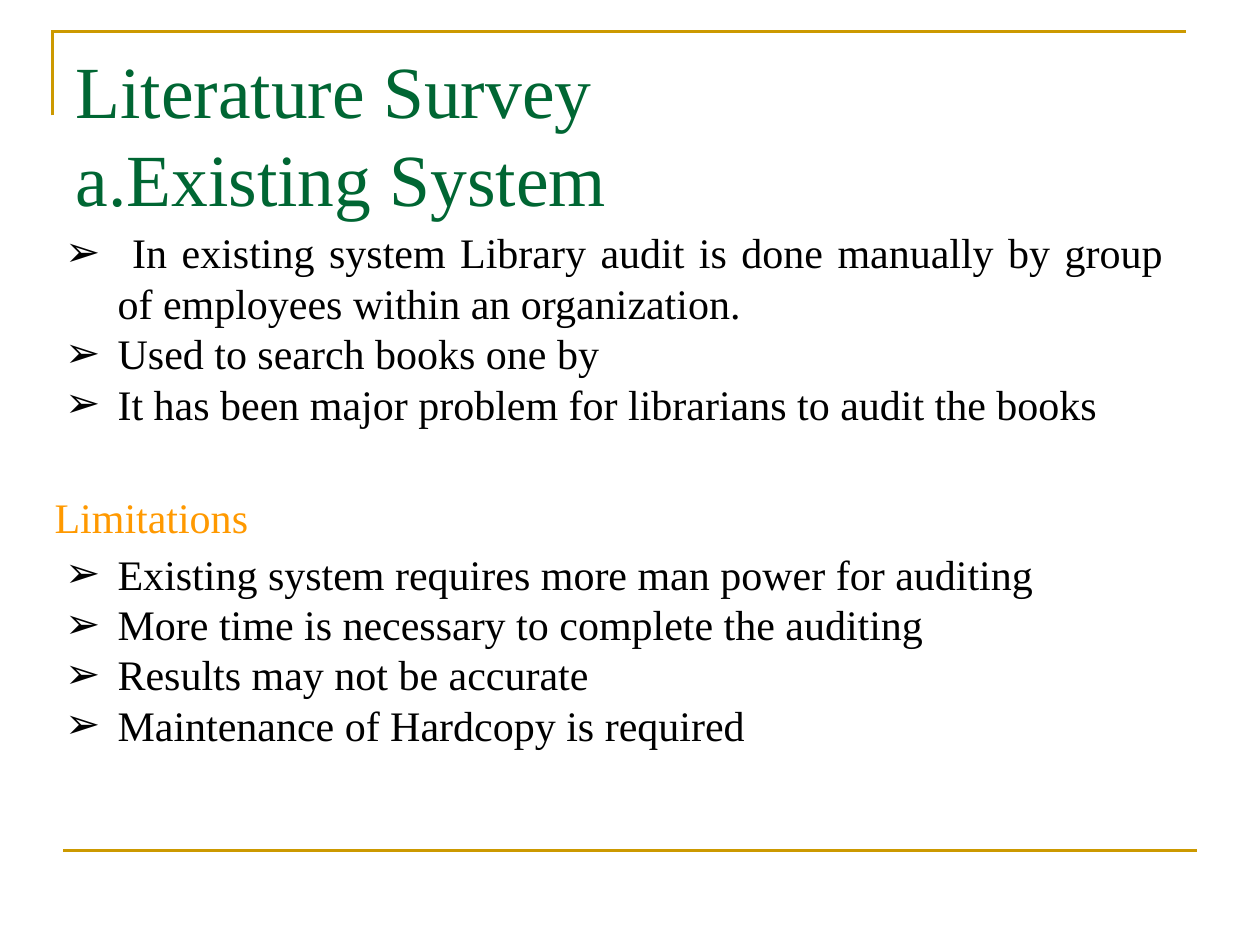
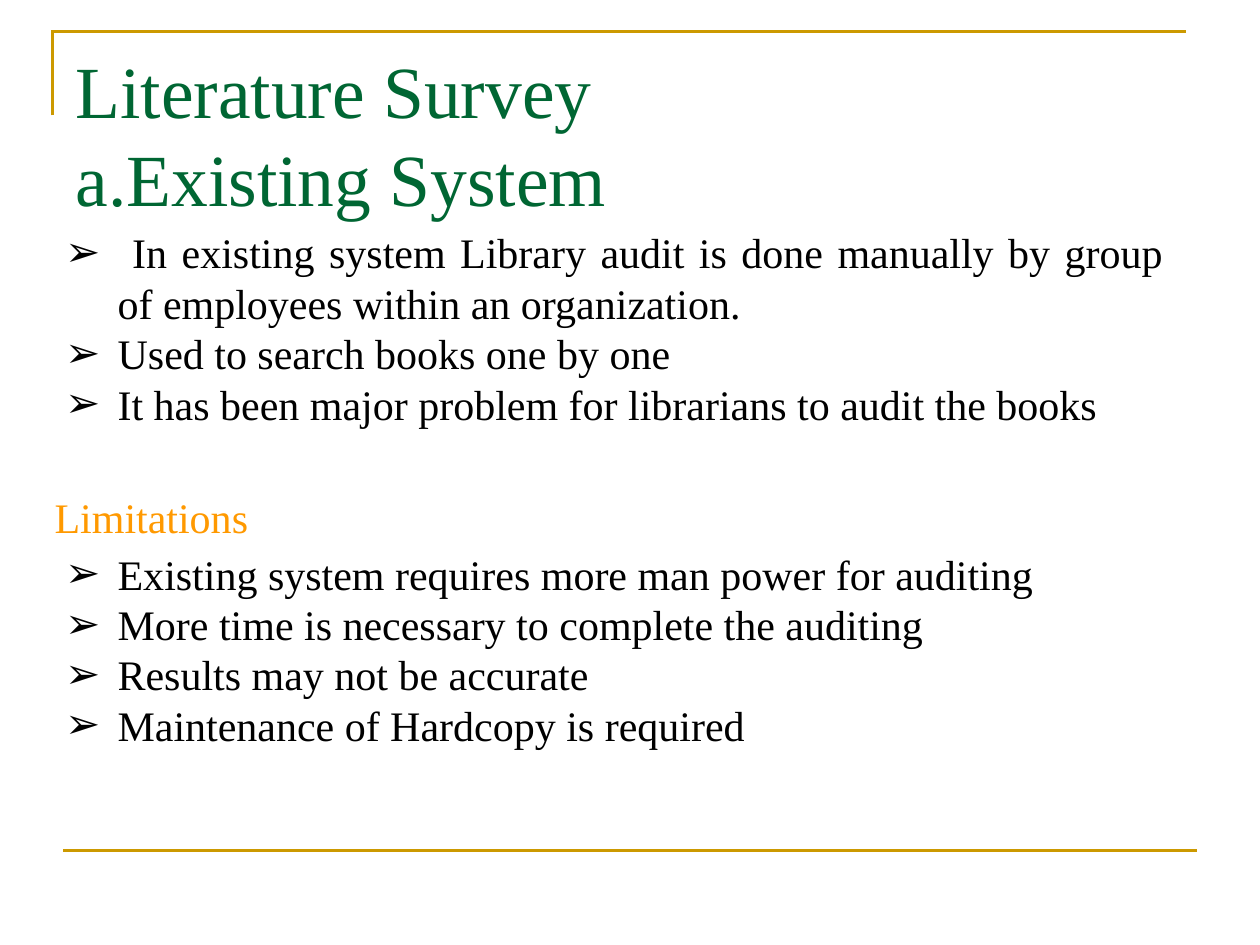
Before and after one commit to QR-Code-based-Library-Auditing-System/A6_BATCH_2020, a slide deck: slide 4 of project_abstract (3).pptx. Drawn at 1260x945 pixels with LibreOffice and Linux fonts; fonts in the diff are those of the drawing; background and template pictures are left out. Boxes give left, top, right and bottom in pixels: in the first picture for what was removed or moved away, otherwise in the second. Text is boxed around its words. In the diff, an @@ line names an element or a change of style, - is before the commit and + after.

```diff
--- a/project_abstract (3).pptx
+++ b/project_abstract (3).pptx
@@ text at bbox=[118, 340, 671, 378]: text changed @@
-➢ Used to search books one by
+➢ Used to search books one by one
```
Also in this commit, not shown: 2 other slides changed.
